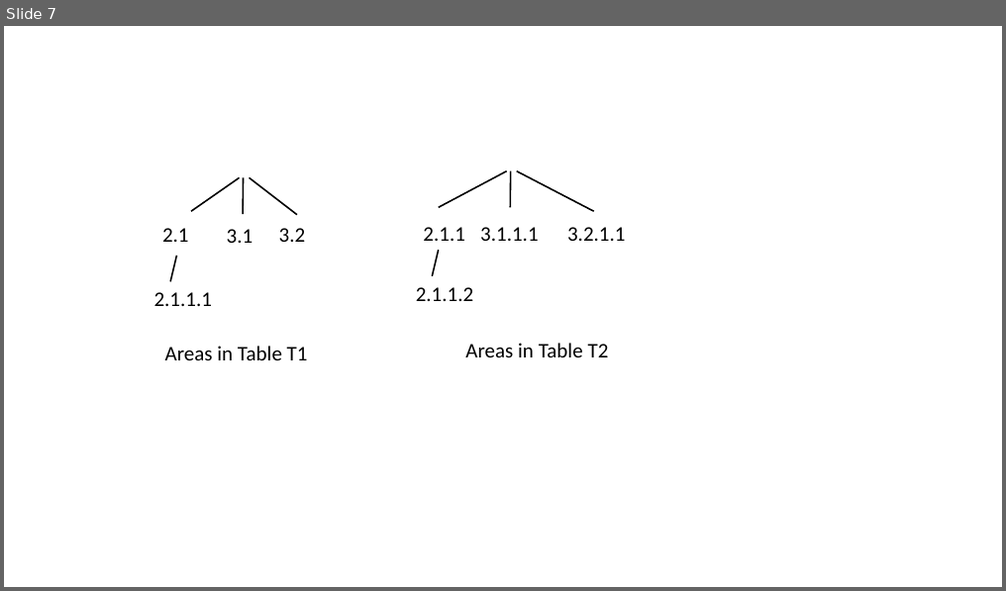
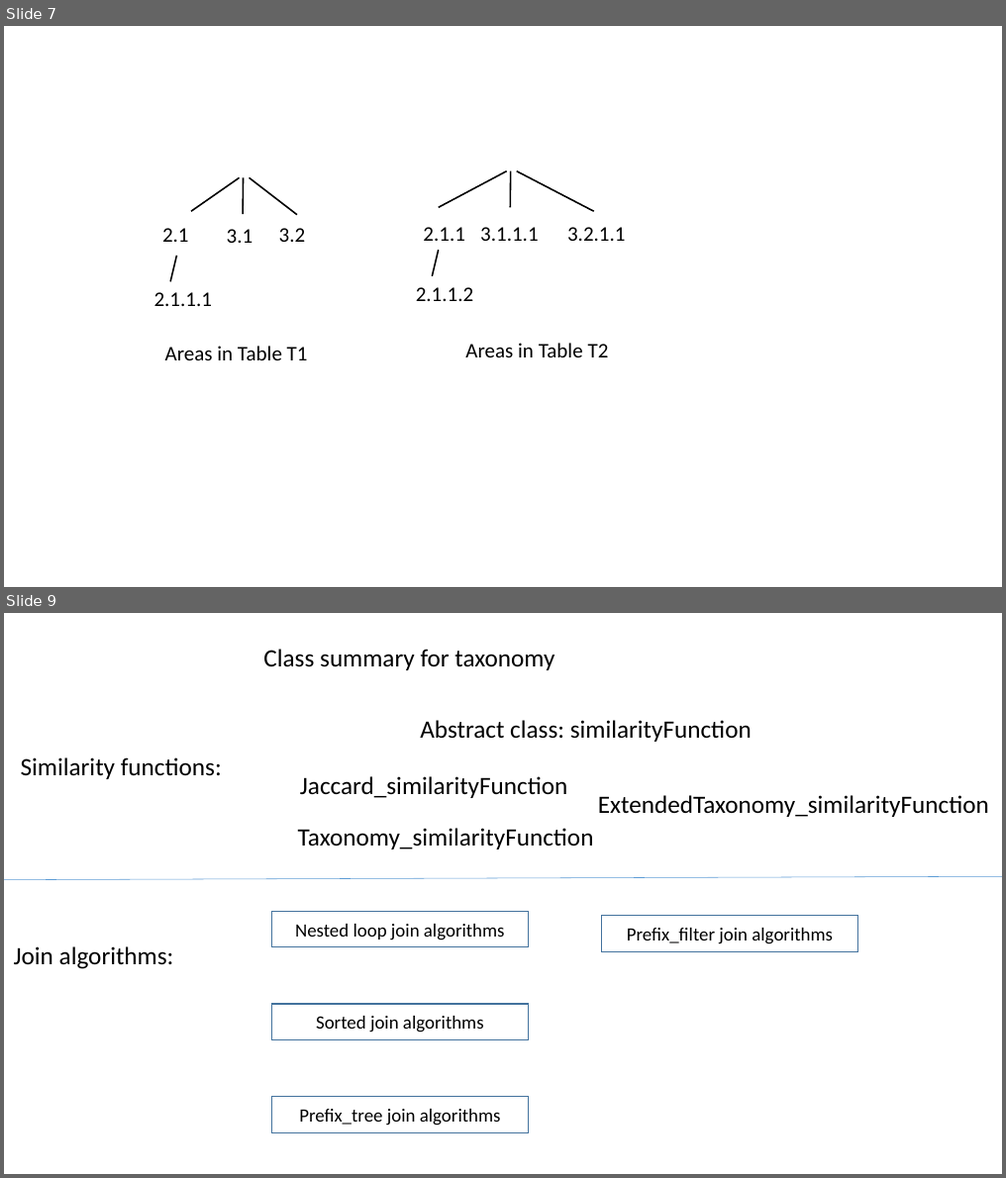
Before and after one commit to jiahenglu/taxonomy, a slide deck: figures/taxonomy.pptx. Shown one above the other, each under a label of ours: slide 7 before the commit, slides 7 and 9 after it; the slides between them are not shown. The pictures are 1006x591 and 1006x1178 pixels, drawn with LibreOffice and Linux fonts; fonts in the diff are those of the drawing. Boxes give left, top, right and bottom in pixels: in the first picture for what was removed or moved away, otherwise in the second. Text is boxed around its words. In the diff, an @@ line names an element or a change of style, - is before the commit and + after.

```diff
--- a/figures/taxonomy.pptx
+++ b/figures/taxonomy.pptx
@@ slide 9 added at [4,613,1002,1174], background #FFFFFF @@
@@ text added at [263,649,554,670], 24 pt, text #000000 @@
+Class summary for taxonomy
@@ text added at [420,720,751,742], 24 pt, text #000000 @@
+Abstract class: similarityFunction
@@ text added at [21,758,222,779], 24 pt, text #000000 @@
+Similarity functions:
@@ text added at [300,776,567,798], 24 pt, text #000000 @@
+Jaccard_similarityFunction
@@ text added at [598,795,989,817], 24 pt, text #000000 @@
+ExtendedTaxonomy_similarityFunction
@@ text added at [298,828,594,850], 24 pt, text #000000 @@
+Taxonomy_similarityFunction
@@ line added from (4, 880) to (1002, 876), #5B9BD5 0.5 pt @@
@@ rectangle added at [272,912,528,948], outline #43739E 1 pt, 18 pt, text #000000 @@
+Nested loop join algorithms
@@ rectangle added at [602,916,858,952], outline #43739E 1 pt, 18 pt, text #000000 @@
+Prefix_filter join algorithms
@@ text added at [14,947,174,969], 24 pt, text #000000 @@
+Join algorithms:
@@ rectangle added at [272,1004,528,1041], outline #43739E 1 pt, 18 pt, text #000000 @@
+Sorted join algorithms
@@ rectangle added at [272,1097,528,1134], outline #43739E 1 pt, 18 pt, text #000000 @@
+Prefix_tree join algorithms
```
Also in this commit, not shown: 1 slide changed, 5 other files.
